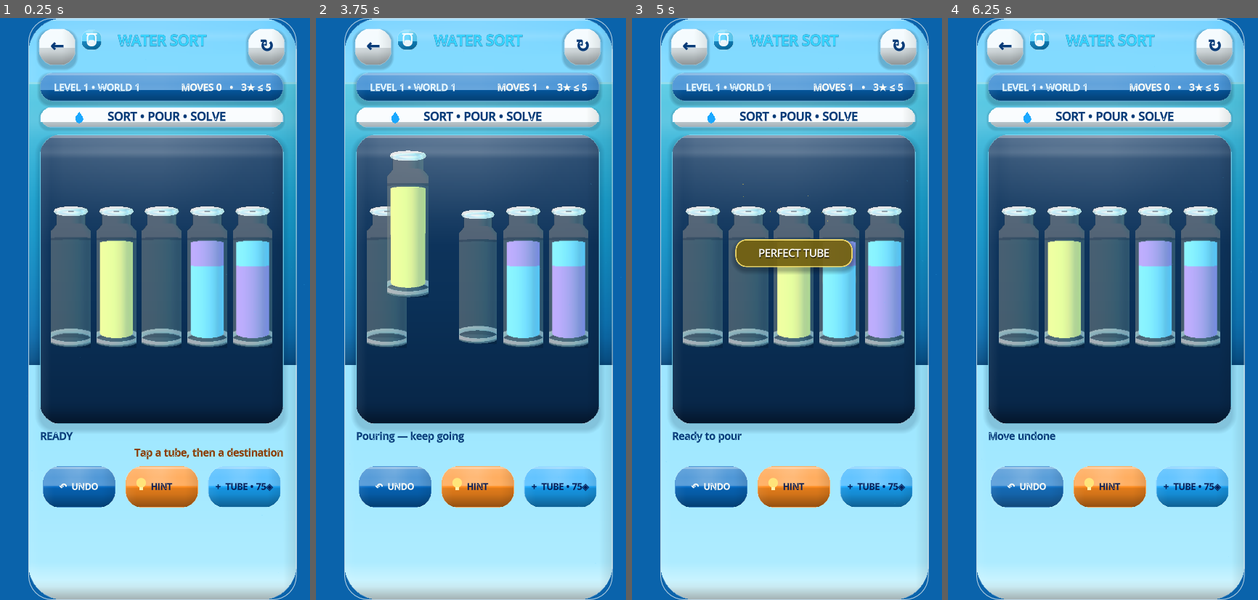
Above: before the commit, frames 1-4 (left to right).
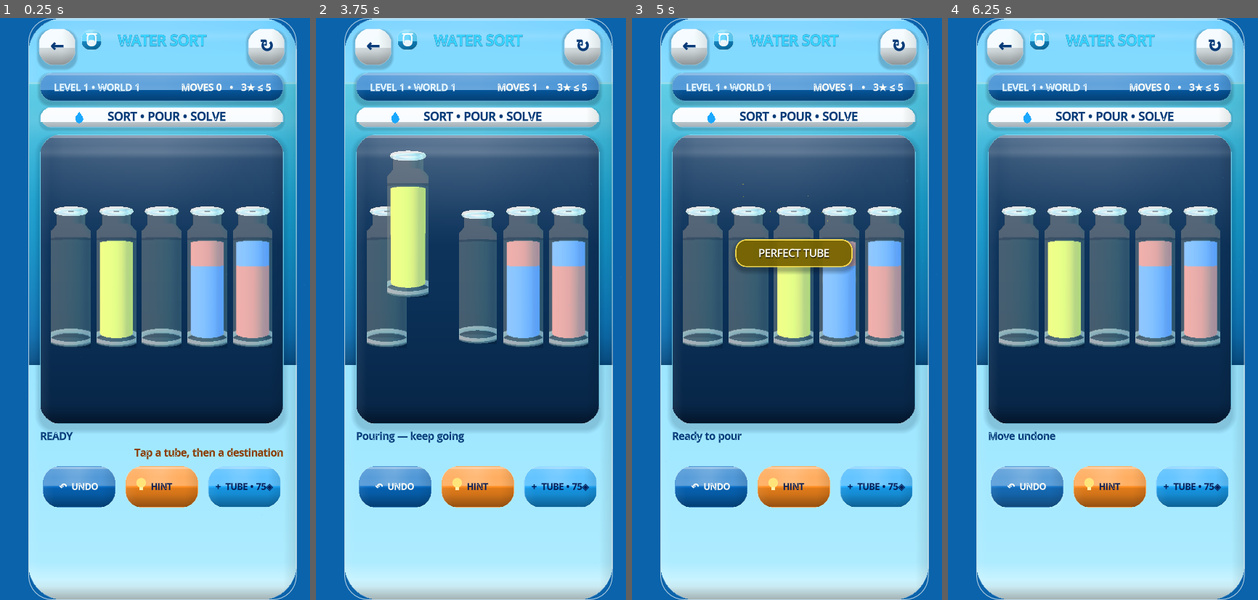
Above: after the commit, the same moments.

Repository: eghosa001/unjam
Game: Godot game, scene res://scenes/WaterSort.tscn
Two runs of this game, one before a commit and one after it. Both use one fixed random seed, a clock stepped at 60 frames per second and the inputs below. This scene is started directly instead of the project's main scene.
Inputs (mouse positions are in pixels of both pictures, inside the frame that each line leads up to):
- Up to frame 1 (0.25 s): no input
- Up to frame 2 (3.75 s): click "←" at 0.5 s; click "↻" at 1.25 s; click (387, 279) at 2.02 s; click (433, 279) at 2.77 s; click (477, 279) at 3.52 s
- Up to frame 3 (5 s): click (839, 279) at 4.27 s
- Up to frame 4 (6.25 s): click (1202, 279) at 5.02 s; click "↶ UNDO" at 5.75 s

The runs differ from the first frame. In frame 1, 3.9% of the frame differs, in the area x 32-87%, y 38-55%; in frame 2, 3.9%, in the area x 24-87%, y 29-55%; in frame 3, 3.4%; in frame 4, 3.9%.

Commit message:
Increase Water Sort colour separation

Diff:
--- a/scripts/ui/water_tube_reference_button.gd
+++ b/scripts/ui/water_tube_reference_button.gd
@@ -2,11 +2,13 @@
 
 const CAPACITY := 4
 const PALETTE := [
-	Color("6c35bd"), Color("19a9e8"), Color("f4cf25"), Color("20c8b2"),
-	Color("e65b72"), Color("f19b2c"), Color("ef7bb0"), Color("2d60c8"),
-	Color("43a047"), Color("8d6e63"), Color("9ccc2e"), Color("455a64")
+	# Perceptually separated late-game palette. The first eight cover the primary
+	# hue wheel; the four late-game additions deliberately differ in value as well
+	# as hue so 10-12 colour boards remain readable on small phone screens.
+	Color("e53935"), Color("1e5eff"), Color("ffd400"), Color("00a86b"),
+	Color("7a3ef0"), Color("ff7a00"), Color("00b8d9"), Color("d81b60"),
+	Color("263238"), Color("a8e600"), Color("9a5a24"), Color("ff8fbd")
 ]
-
 var layers: Array = []
 var is_selected := false
 var tube_index := 0
